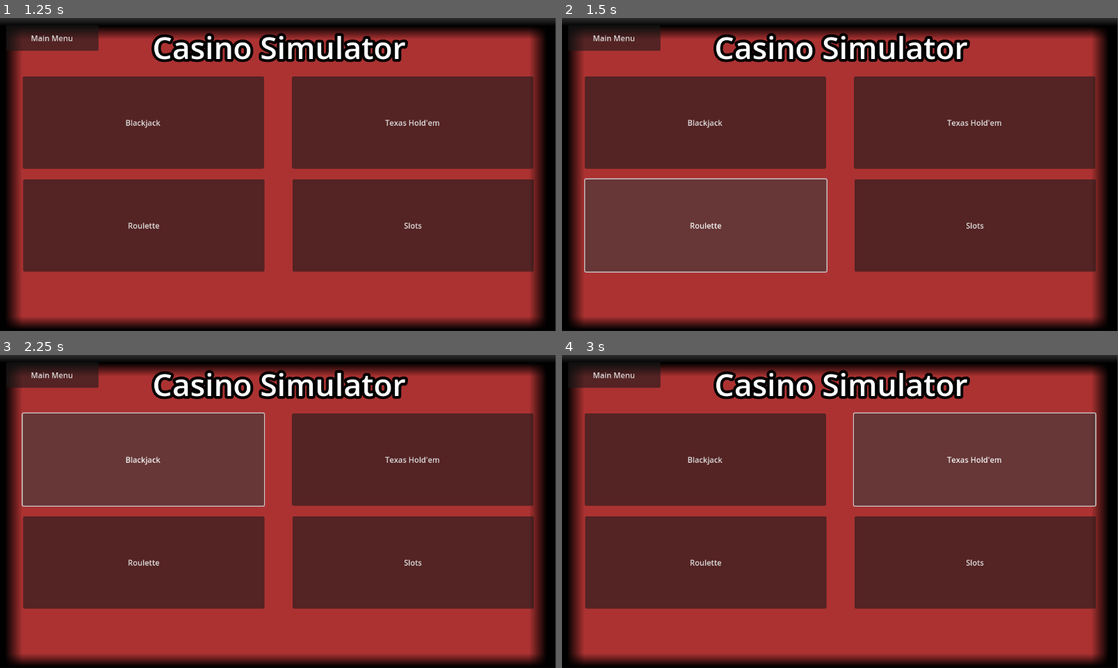
Above: before the commit, frames 1-4 (two rows, left to right).
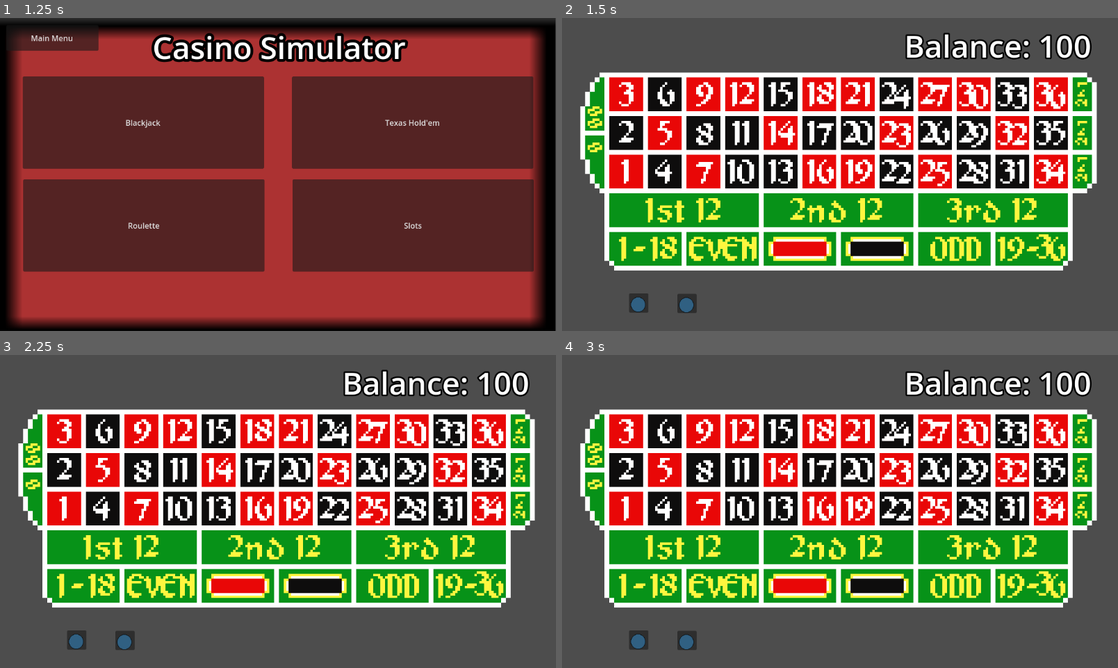
Above: after the commit, the same moments.

Repository: JosephSchoen/BCBCasinoSimulator
Game: Godot game, scene res://main_menu.tscn
The game is run twice, just before and just after one commit, with the same random seed, the same clock (stepped at 60 frames per second) and the same inputs.
Inputs (mouse positions are in pixels of both pictures, inside the frame that each line leads up to):
- Up to frame 1 (1.25 s): click "Game Select" at 0.5 s
- Up to frame 2 (1.5 s): click "Roulette" at 1.25 s
- Up to frame 3 (2.25 s): click (144, 458) at 2 s, where only the run before the commit has a clickable "Blackjack"
- Up to frame 4 (3 s): click (973, 458) at 2.75 s, where only the run before the commit has a clickable "Texas Hold'em"

Frame 1 is identical in both runs. In frame 2, 100% of the frame differs, in the area x 0-100%, y 0-100%; in frame 3, 100%; in frame 4, 100%.

Commit message:
Added much functionality to roulette logic. Inputted Kolby's roulette board, and the player can click and drop chips onto one portion of the board.

Diff:
--- /dev/null
+++ b/Roulette/roulette.gd
@@ -0,0 +1,209 @@
+extends Node2D
+
+@onready var balance = 100
+var can_bet = false
+var blue_chip = false
+var black_chip = false
+var chip_grabbed = false
+var current_chip = ""
+@onready var current_bet = $"BettingNodes/3" as Area2D
+@onready var balance_text = $Label as Label
+@onready var cannot_bet = $CannotBet as Label
+@onready var timer = $Timer as Timer
+var chip_color = ""
+
+var bet_amount = 0
+var roulette_number = null
+var player_bets = {}
+
+# Called when the node enters the scene tree for the first time.
+func _ready():
+	balance_text.text = "Balance: " + str(balance)
+
+# Called every frame. 'delta' is the elapsed time since the previous frame.
+func _process(delta):
+	# If the mouse is in the area of the blue chip
+	if blue_chip == true:
+
+		# If the user left clicks
+		if Input.is_action_just_pressed("Left Click"):
+			if balance >= 10:
+				# Negate the boolean chip grabbed. Supposed to effectively return
+				# the chip to the pile if they have it grabbed and click back on it
+				chip_grabbed = !chip_grabbed
+				chip_color = "Blue Chip"
+				bet_amount = 10
+			else:
+				cannot_bet.text = "Sorry, you do not have the funds to do that."
+				cannot_bet.show()
+				timer.start(3)
+
+
+	# If the mouse is in area of the black chip
+	elif black_chip == true:
+		# If the user left clicks
+		if Input.is_action_just_pressed("Left Click"):
+			if balance >= 100:
+				# Negate the boolean chip grabbed. Supposed to effectively return
+				# the chip to the pile if they have it grabbed and click back on it
+				chip_grabbed = !chip_grabbed
+				# Set the proper chip color and bet amount
+				chip_color = "Black Chip"
+				bet_amount = 100
+			else:
+				cannot_bet.text = "Sorry, you do not have the funds to do that."
+				cannot_bet.show()
+				timer.start(3)
+
+	# If the player is in a spot where they can bet
+	if can_bet == true:
+		if chip_grabbed == true:
+			if Input.is_action_just_pressed("Left Click"):
+				chip_grabbed = !chip_grabbed
+				bet_select()
+				place_bet()
+		else:
+			# Checks if the player can grab a dropped chip
+			if player_has_bet_on_number(roulette_number):
+				# If the player left clicks
+				if Input.is_action_just_pressed("Left Click"):
+					# Set chip_grabbed to true (The player picks up the last chip place)
+					chip_grabbed = true
+					# Grab the list of bets associated with the roulette number
+					var value = player_bets[roulette_number]
+					# Grab the last amount betted from the list
+					bet_amount = value[len(value) - 1]
+					# Remove this value from the list since the player is picking it up
+					value.remove_at(len(value)-1)
+					# If there are no more bets at that number, remove the key-value pair from the dictionary
+					if len(value) == 0:
+						player_bets.erase(roulette_number)
+					# Otherwise, assign the value of the key to be the new list
+					else:
+						player_bets[roulette_number] = value
+					print(player_bets)
+					# Get the chip color
+					chip_color = get_chip(bet_amount)
+					return_bet()
+
+
+
+	elif chip_grabbed == true:
+		for key in player_bets:
+			if key == roulette_number:
+				if Input.is_action_just_pressed("Left Click"):
+					chip_grabbed = true
+					var value_pair = player_bets[roulette_number]
+					var bet = value_pair[len(value_pair) - 1]
+					value_pair.remove_at(len(value_pair)-1)
+					if len(value_pair) == 0:
+						player_bets.erase(roulette_number)
+					else:
+						player_bets[roulette_number] = value_pair
+					print(player_bets)
+					chip_color = get_chip(bet)
+					return_bet()
+
+func player_has_bet_on_number(roulette_number) -> bool:
+	for number in player_bets:
+		if number == roulette_number:
+			return true
+	return false
+
+# Number 3 on roulette table
+func _on_bet_num_3_mouse_entered():
+	can_bet = true
+	current_bet = $"BettingNodes/3" as Area2D
+	roulette_number = 3
+
+# Number 3 on roulette table
+func _on_bet_num_3_mouse_exited():
+	can_bet = false
+	roulette_number = null
+
+# Player's mouse enters blue chip area
+func _on_texture_rect_2_mouse_entered():
+	blue_chip = true
+
+# Player's mouse exits blue chip area
+func _on_texture_rect_2_mouse_exited():
+	blue_chip = false
+
+# Decreases the player's balance by their selected bet amount
+func place_bet():
+	match chip_color:
+		"White Chip":
+			balance -= 1
+		"Red Chip":
+			balance -= 5
+		"Blue Chip":
+			balance -= 10
+		"Green Chip":
+			balance -= 25
+		"Black Chip":
+			balance -= 100
+
+	# Update the label to display the proper balance
+	balance_text.text = "Balance: " + str(balance)
+
+# Increases the player's balance if they want to return a placed bet on the table
+func return_bet():
+	match chip_color:
+		"White Chip":
+			balance += 1
+		"Red Chip":
+			balance += 5
+		"Blue Chip":
+			balance += 10
+		"Green Chip":
+			balance += 25
+		"Black Chip":
+			balance += 100
+
+	# Update the label to display the proper balance
+	balance_text.text = "Balance: " + str(balance)
+
+# Selects the proper bet
+func bet_select():
+	var found = false
+	# Searches the dictionary to see if the player has bet at that number
+	for key in player_bets:
+		# Condition is true if player is betting on a value they already have bet on
+		if key == roulette_number:
+			# Append the bet amount to the key-value pair already in the dictionary
+			player_bets[key].append(bet_amount)
+			# Switch found to true to prevent the function from satisfying the below if statement
+			found = true
+			# Break out of the loop
+			break
+	# If the player has not bet on this value, we add the key-value pair to the dictionary
+	if found == false:
+		player_bets[roulette_number] = [bet_amount]
+
+
+# Finds the proper chip color
+func get_chip(bet) -> String:
+	match bet:
+		1:
+			current_chip = "White Chip"
+		5:
+			current_chip = "Red Chip"
+		10:
+			current_chip = "Blue Chip"
+		25:
+			current_chip = "Green Chip"
+		100:
+			current_chip = "Black Chip"
+	return current_chip
+
+# Player's mouse enters black chip area
+func _on_texture_rect_3_mouse_entered():
+	black_chip = true
+
+# Player's mouse enters black chip area
+func _on_texture_rect_3_mouse_exited():
+	black_chip = false
+
+
+func _on_timer_timeout():
+	cannot_bet.hide()
--- /dev/null
+++ b/Roulette/roulette.tscn
@@ -0,0 +1,88 @@
+[gd_scene load_steps=7 format=3 uid="uid://x2ea6qh76rt5"]
+
+[ext_resource type="Script" path="res://Roulette/roulette.gd" id="1_jclcb"]
+[ext_resource type="PackedScene" uid="uid://qo1c7alxl6x8" path="res://drag_and_drop.tscn" id="3_nwqvl"]
+[ext_resource type="Texture2D" uid="uid://h4ep1wpurfs2" path="res://Roulette/Assets/roulette-finish-blowup.png" id="4_84dsl"]
+[ext_resource type="Texture2D" uid="uid://dqsfi5wmvdu65" path="res://Roulette/Assets/scuffedchip.png" id="4_mlrrn"]
+
+[sub_resource type="RectangleShape2D" id="RectangleShape2D_k1b68"]
+size = Vector2(68, 69)
+
+[sub_resource type="SystemFont" id="SystemFont_7yg5c"]
+font_names = PackedStringArray("Comic Sans MS")
+
+[node name="Roulette" type="Node2D"]
+script = ExtResource("1_jclcb")
+
+[node name="BettingNodes" type="Node2D" parent="."]
+
+[node name="BetNum3" type="Area2D" parent="BettingNodes"]
+
+[node name="CollisionShape2D" type="CollisionShape2D" parent="BettingNodes/BetNum3"]
+position = Vector2(133, 157.5)
+shape = SubResource("RectangleShape2D_k1b68")
+
+[node name="TextureRect" parent="." instance=ExtResource("3_nwqvl")]
+visible = false
+top_level = true
+offset_left = 121.0
+offset_top = 138.0
+offset_right = 161.0
+offset_bottom = 178.0
+
+[node name="TextureRect2" parent="." instance=ExtResource("3_nwqvl")]
+top_level = true
+offset_left = 139.0
+offset_top = 570.0
+offset_right = 179.0
+offset_bottom = 610.0
+texture = ExtResource("4_mlrrn")
+
+[node name="TextureRect3" parent="." instance=ExtResource("3_nwqvl")]
+top_level = true
+offset_left = 239.0
+offset_top = 571.0
+offset_right = 279.0
+offset_bottom = 611.0
+texture = ExtResource("4_mlrrn")
+
+[node name="Label" type="Label" parent="."]
+offset_left = 709.0
+offset_top = 13.0
+offset_right = 1437.0
+offset_bottom = 221.0
+theme_override_colors/font_outline_color = Color(0, 0, 0, 1)
+theme_override_constants/outline_size = 13
+theme_override_fonts/font = SubResource("SystemFont_7yg5c")
+theme_override_font_sizes/font_size = 64
+text = "Placeholder
+"
+
+[node name="CannotBet" type="Label" parent="."]
+visible = false
+offset_left = 11.0
+offset_top = 7.0
+offset_right = 486.0
+offset_bottom = 97.0
+theme_override_colors/font_outline_color = Color(0, 0, 0, 1)
+theme_override_constants/outline_size = 13
+theme_override_fonts/font = SubResource("SystemFont_7yg5c")
+theme_override_font_sizes/font_size = 32
+text = "Placeholder
+"
+
+[node name="Roulette-finish-blowup" type="Sprite2D" parent="."]
+show_behind_parent = true
+position = Vector2(573, 318)
+scale = Vector2(0.5, 0.5)
+texture = ExtResource("4_84dsl")
+
+[node name="Timer" type="Timer" parent="."]
+
+[connection signal="mouse_entered" from="BettingNodes/BetNum3" to="." method="_on_bet_num_3_mouse_entered"]
+[connection signal="mouse_exited" from="BettingNodes/BetNum3" to="." method="_on_bet_num_3_mouse_exited"]
+[connection signal="mouse_entered" from="TextureRect2" to="." method="_on_texture_rect_2_mouse_entered"]
+[connection signal="mouse_exited" from="TextureRect2" to="." method="_on_texture_rect_2_mouse_exited"]
+[connection signal="mouse_entered" from="TextureRect3" to="." method="_on_texture_rect_3_mouse_entered"]
+[connection signal="mouse_exited" from="TextureRect3" to="." method="_on_texture_rect_3_mouse_exited"]
+[connection signal="timeout" from="Timer" to="." method="_on_timer_timeout"]
--- /dev/null
+++ b/TextureRect.gd
@@ -0,0 +1,24 @@
+extends TextureRect
+
+# Triggers when you click and drag
+func _get_drag_data(at_position):
+
+	var preview_texture = TextureRect.new()
+	preview_texture.texture = texture
+	preview_texture.expand_mode = 1
+	preview_texture.size = Vector2(30, 30)
+
+	var preview = Control.new()
+	preview.add_child(preview_texture)
+
+	set_drag_preview(preview)
+
+	return texture
+
+# Triggers when you hover with dragged item
+func _can_drop_data(at_position, data):
+	return data is Texture2D
+
+# Triggers when you drop dragged item
+func _drop_data(at_position, data):
+	texture = data
--- /dev/null
+++ b/drag_and_drop.tscn
@@ -0,0 +1,17 @@
+[gd_scene load_steps=2 format=3 uid="uid://qo1c7alxl6x8"]
+
+[ext_resource type="Script" path="res://TextureRect.gd" id="1_vv5vl"]
+
+[node name="TextureRect" type="TextureRect"]
+custom_minimum_size = Vector2(40, 40)
+offset_right = 40.0
+offset_bottom = 40.0
+expand_mode = 1
+script = ExtResource("1_vv5vl")
+
+[node name="Panel" type="Panel" parent="."]
+show_behind_parent = true
+layout_mode = 0
+offset_right = 40.0
+offset_bottom = 40.0
+mouse_filter = 2
--- a/main_menu.gd
+++ b/main_menu.gd
@@ -35,3 +35,9 @@
 	game_select_buttons2.hide()
 	back_to_main.hide()
 	settings_ui.hide()
+
+
+
+
+func _on_roulette_button_pressed():
+	get_tree().change_scene_to_file("res://Roulette/roulette.tscn")
--- a/main_menu.tscn
+++ b/main_menu.tscn
@@ -163,4 +163,5 @@
 [connection signal="pressed" from="VBoxContainer/GameButton" to="." method="_on_game_button_pressed"]
 [connection signal="pressed" from="VBoxContainer/SettingsButton" to="." method="_on_settings_button_pressed"]
 [connection signal="pressed" from="VBoxContainer/QuitButton" to="." method="_on_quit_button_pressed"]
+[connection signal="pressed" from="MarginContainer2/HBoxContainer/RouletteButton" to="." method="_on_roulette_button_pressed"]
 [connection signal="pressed" from="BackToMain" to="." method="_on_back_to_main_pressed"]
--- a/project.godot
+++ b/project.godot
@@ -22,3 +22,11 @@
 [display]
 
 window/stretch/mode="viewport"
+
+[input]
+
+"Left Click"={
+"deadzone": 0.5,
+"events": [Object(InputEventMouseButton,"resource_local_to_scene":false,"resource_name":"","device":-1,"window_id":0,"alt_pressed":false,"shift_pressed":false,"ctrl_pressed":false,"meta_pressed":false,"button_mask":0,"position":Vector2(0, 0),"global_position":Vector2(0, 0),"factor":1.0,"button_index":1,"canceled":false,"pressed":false,"double_click":false,"script":null)
+]
+}
Binary file added: Roulette/Assets/roulette-finish-blowup.png
Not shown, added: Roulette/Assets/roulette-finish-blowup.png.import
Binary file added: Roulette/Assets/scuffedchip.png
Not shown, added: Roulette/Assets/scuffedchip.png.import
Binary file added: Roulette/Assets/scuffedroulette.png
Not shown, added: Roulette/Assets/scuffedroulette.png.import
